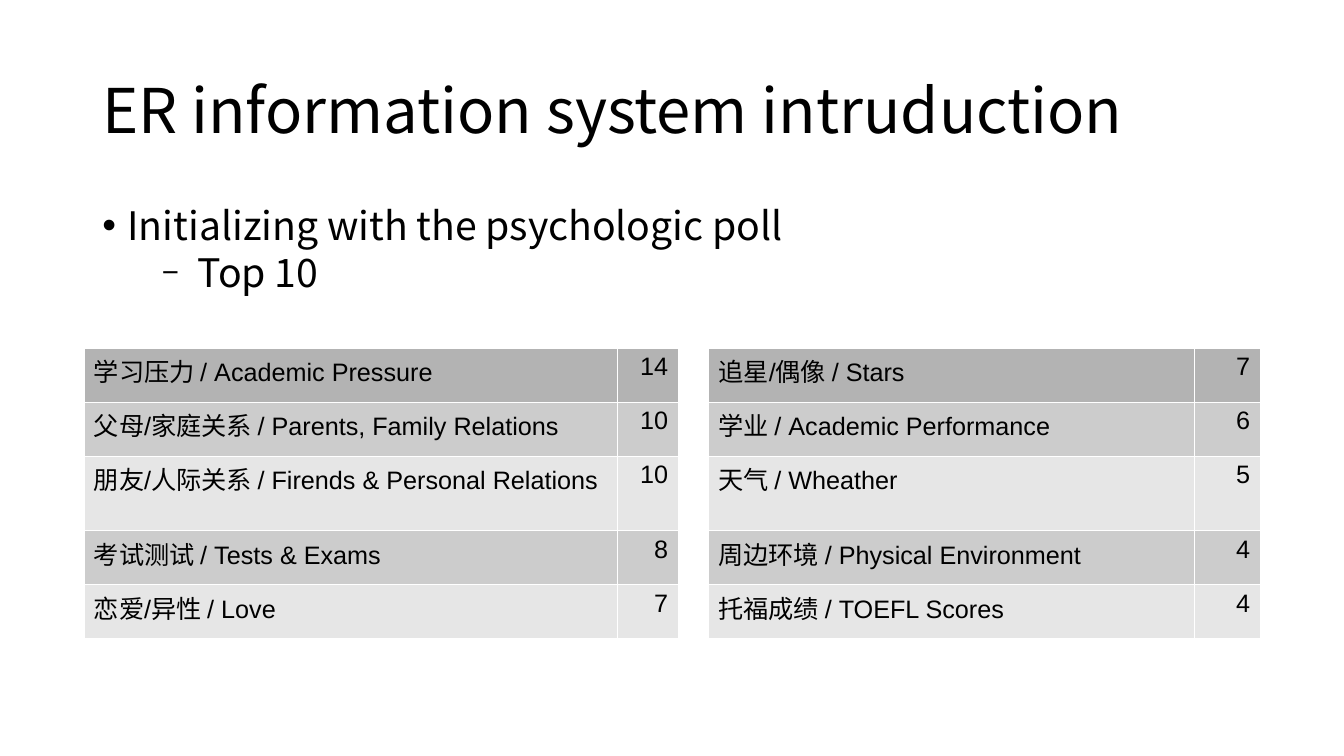
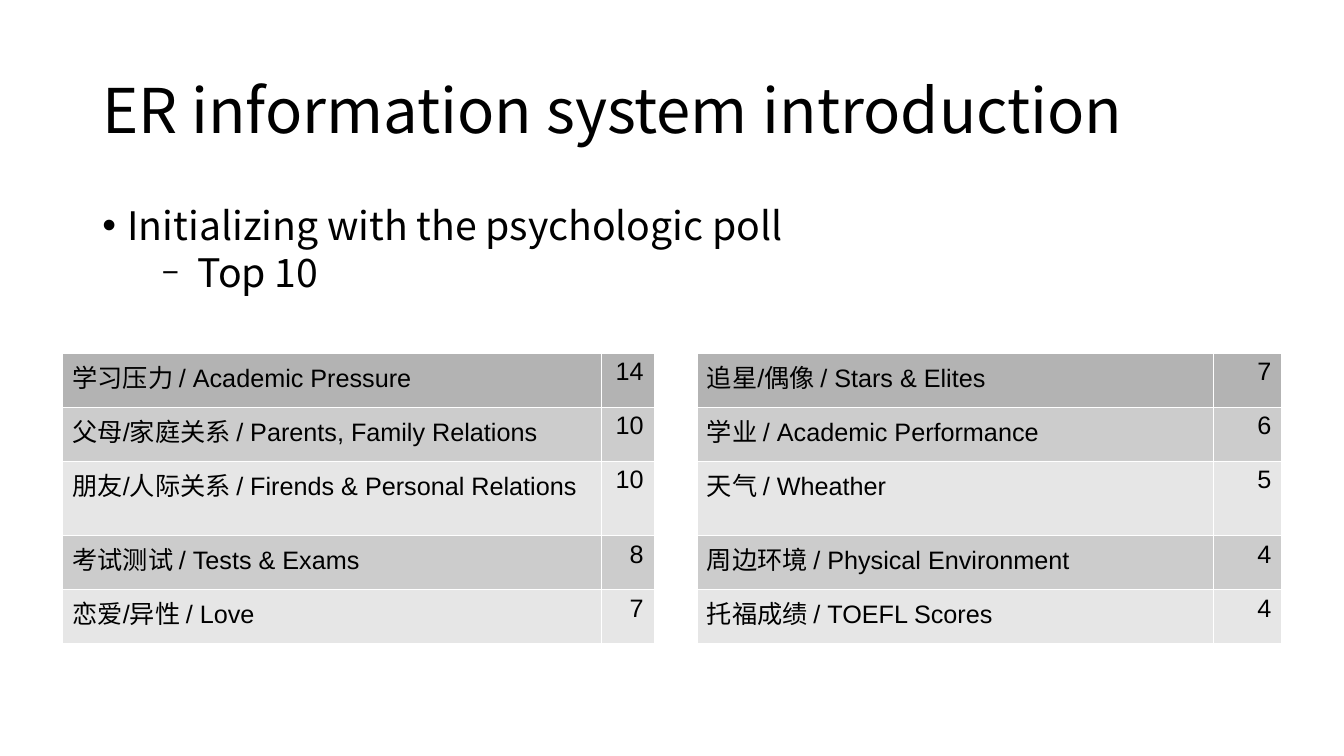
Before and after one commit to REDY-a/portfolio, a slide deck: slide 5 of maker/2 ER design v2.0.pptx. Drawn at 1344x756 pixels with LibreOffice and Linux fonts; fonts in the diff are those of the drawing; background and template pictures are left out. Boxes give left, top, right and bottom in pixels: in the first picture for what was removed or moved away, otherwise in the second. Text is boxed around its words. In the diff, an @@ line names an element or a change of style, - is before the commit and + after.

```diff
--- a/maker/2 ER design v2.0.pptx
+++ b/maker/2 ER design v2.0.pptx
@@ text at (102,83,1123,148): text changed @@
-ER information system intruduction
+ER information system introduction
@@ table at (63,353,1281,629) @@
-row 1, column 4: 追星/偶像 / Stars
+row 1, column 4: 追星/偶像 / Stars & Elites
@@ table: place and size @@
-table at (84,348,1260,624)
+table at (63,353,1281,629)
```
Also in this commit, not shown: 14 other slides changed, 3 slides added, 1 other file.
